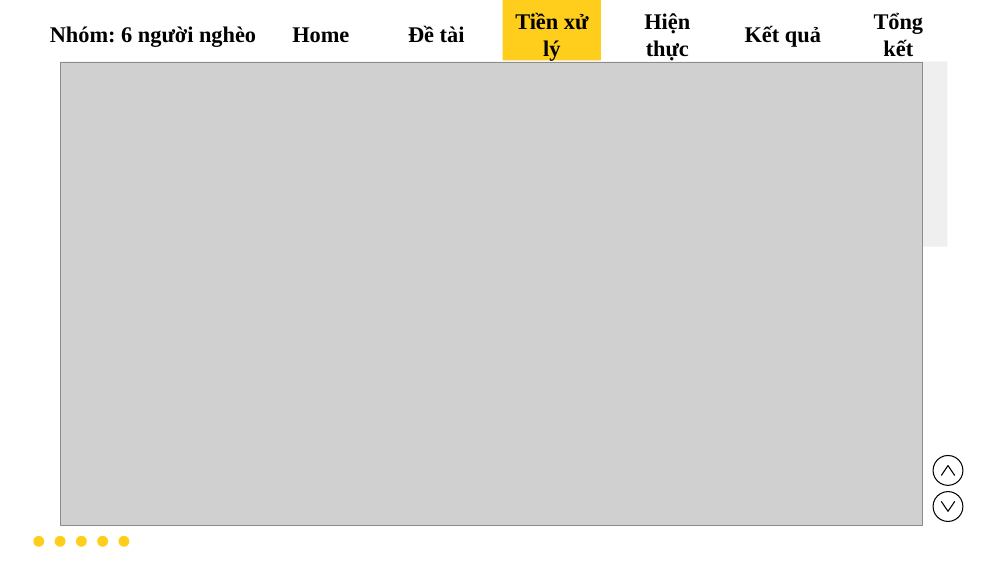
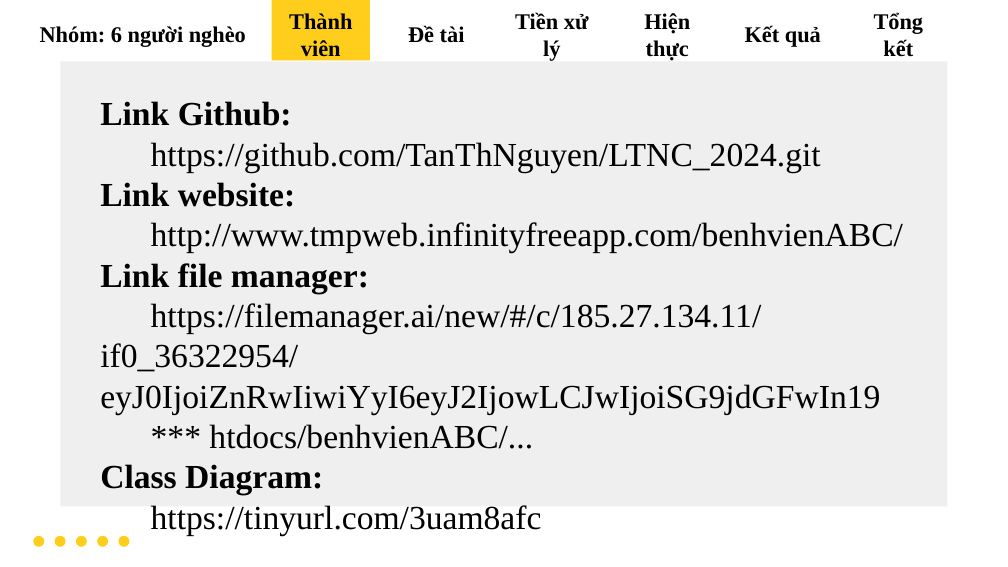
Before and after one commit to TanThNguyen/LTNC_2024, a slide deck: slide 3 of presentation.pptx (slide 6 before the commit). Drawn at 1008x567 pixels with LibreOffice and Linux fonts; fonts in the diff are those of the drawing; grey boxes stand for pictures. Boxes give left, top, right and bottom in pixels: in the first picture for what was removed or moved away, otherwise in the second. Text is boxed around its words. In the diff, an @@ line names an element or a change of style, - is before the commit and + after.

Commit message:
Update link

```diff
--- a/presentation.pptx
+++ b/presentation.pptx
@@ subtitle "Nhóm: 6 người nghèo": place and size @@
-subtitle "Nhóm: 6 người nghèo" at <box>50,26,256,47</box>
+subtitle "Nhóm: 6 người nghèo" at <box>40,26,246,47</box>
@@ rectangle: place and size @@
-rectangle at <box>503,0,602,60</box>
+rectangle at <box>272,0,371,60</box>
@@ subtitle at <box>289,13,352,61</box>: text changed @@
-Home
+Thành viên
@@ rectangle: place and size @@
-rectangle at <box>60,61,948,247</box>
+rectangle at <box>60,61,948,507</box>
@@ picture removed at <box>60,62,923,526</box> @@
@@ text added at <box>100,101,903,495</box>, 24 pt, text #000000 @@
+Link Github:
+https://github.com/TanThNguyen/LTNC_2024.git
+Link website:
+http://www.tmpweb.infinityfreeapp.com/benhvienABC/
+Link file manager:
+      https://filemanager.ai/new/#/c/185.27.134.11/if0_36322954/eyJ0IjoiZnRwIiwiYyI6eyJ2IjowLCJwIjoiSG9jdGFwIn19
+*** htdocs/benhvienABC/...
+Class Diagram:
+https://tinyurl.com/3uam8afc
@@ rounded rectangle removed at <box>933,456,964,486</box> @@
@@ chevron removed at <box>942,465,955,475</box> @@
@@ rounded rectangle removed at <box>933,492,964,522</box> @@
@@ chevron removed at <box>942,501,955,512</box> @@
```
Also in this commit, not shown: 2 other slides changed, 1 slide removed, 2 other files.
